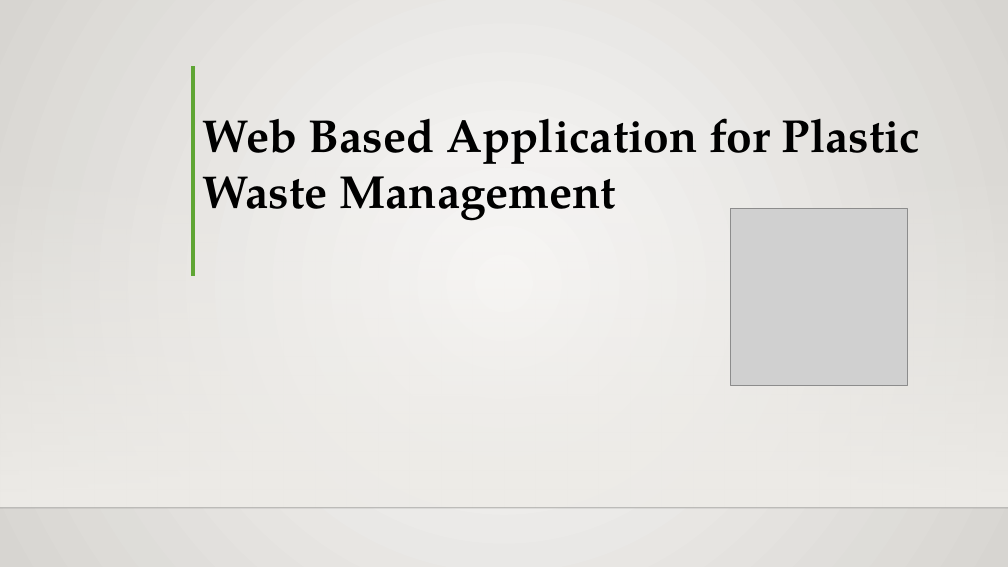
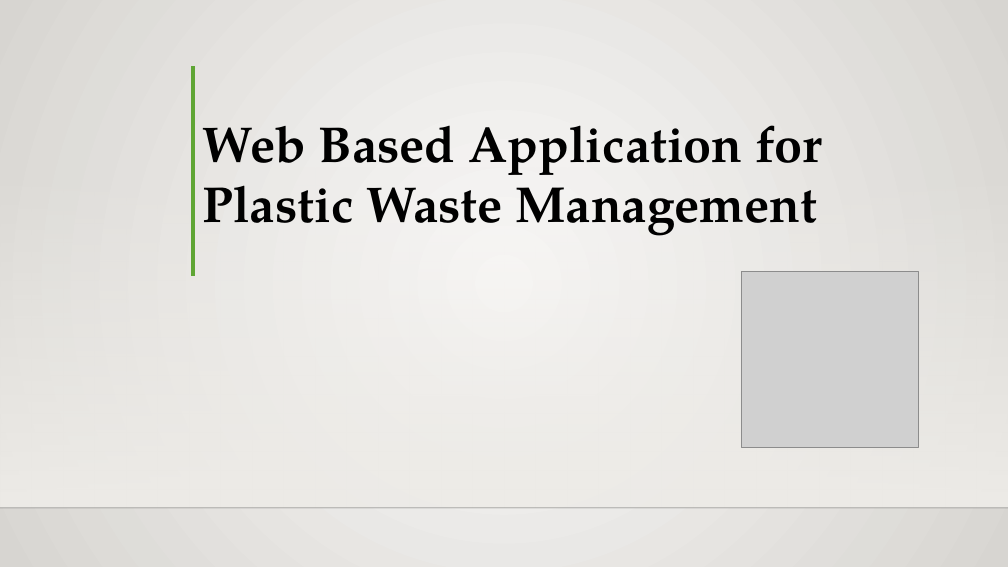
Before and after one commit to hisni/CO227-Project, a slide deck: slide 1 of Presantation/Presentation - Final.pptx. Drawn at 1008x567 pixels with LibreOffice and Linux fonts; fonts in the diff are those of the drawing; grey boxes stand for pictures; background and template pictures are left out. Boxes give left, top, right and bottom in pixels: in the first picture for what was removed or moved away, otherwise in the second. Text is boxed around its words. In the diff, an @@ line names an element or a change of style, - is before the commit and + after.

Commit message:
Presentation Update

```diff
--- a/Presantation/Presentation - Final.pptx
+++ b/Presantation/Presentation - Final.pptx
@@ text "Web Based Application for Plastic ..." at (202,125,822,236): size 44 to 48 pt @@
@@ picture: place and size @@
-picture at (730,209,907,385)
+picture at (741,271,918,448)
```
